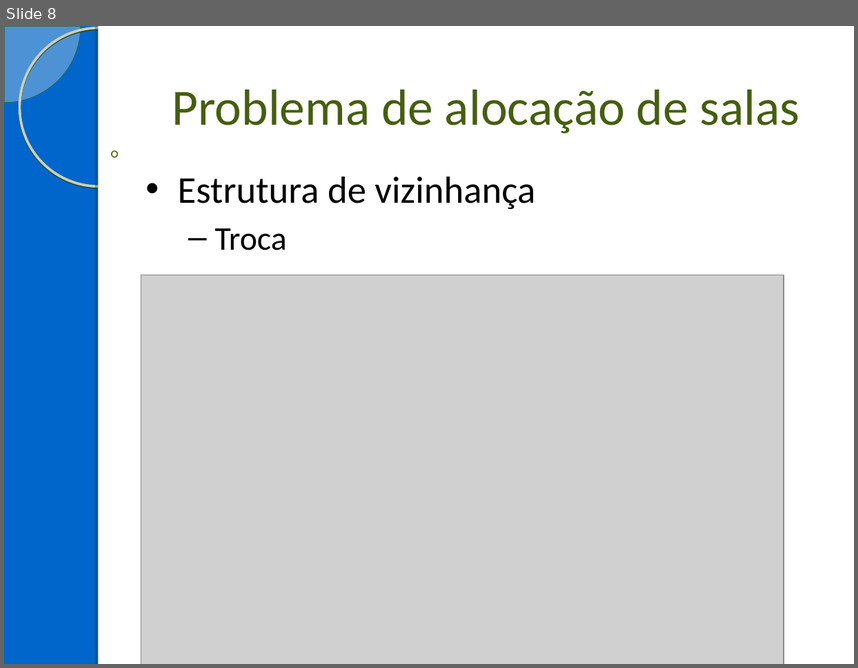
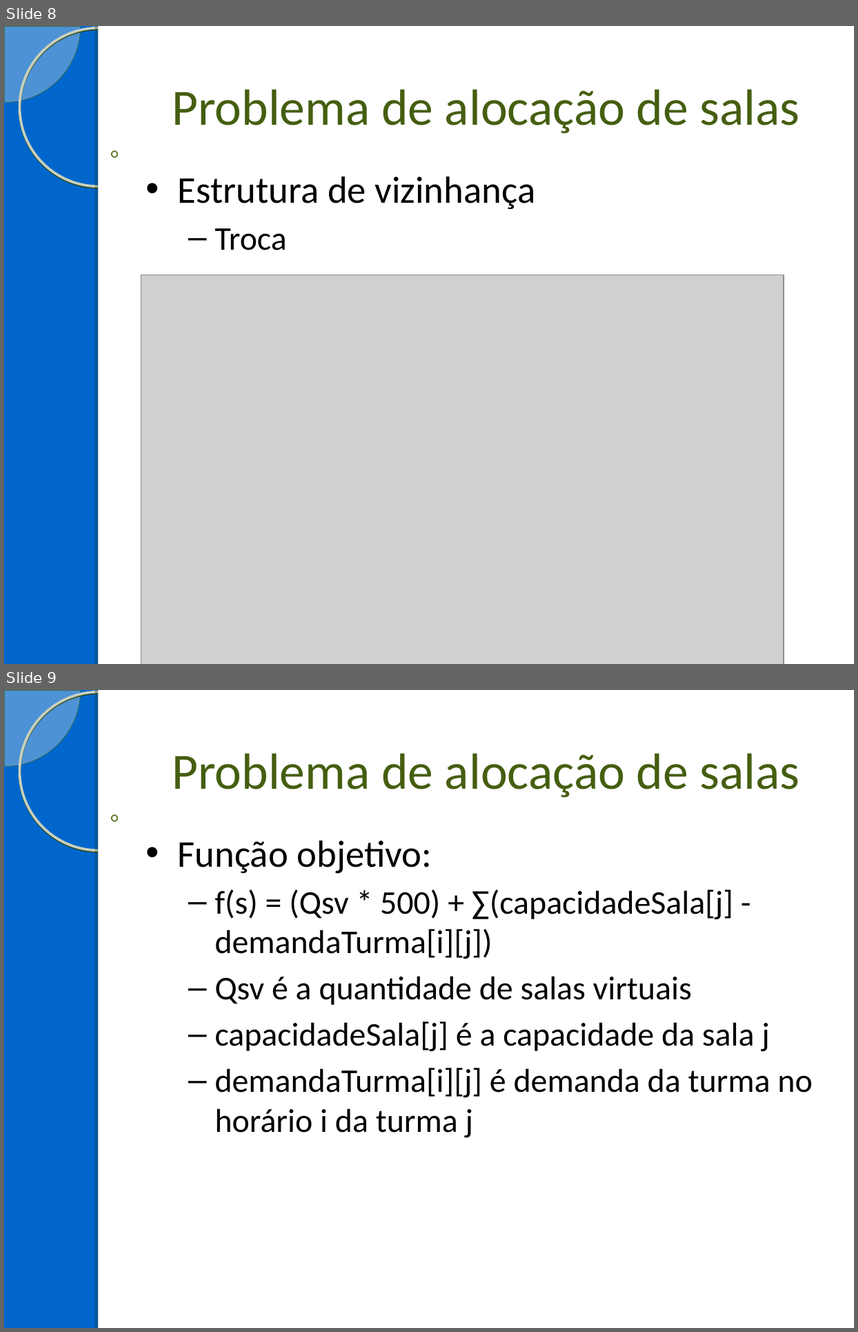
Before and after one commit to Hanniere/projeto-final-ipo, a slide deck: Apresentação/Apresentação.ppt. Shown one above the other, each under a label of ours: slide 8 before the commit, slides 8 and 9 after it. The pictures are 858x668 and 858x1332 pixels, drawn with LibreOffice and Linux fonts; fonts in the diff are those of the drawing; grey boxes stand for pictures; background and template pictures are left out. Boxes give left, top, right and bottom in pixels: in the first picture for what was removed or moved away, otherwise in the second. Text is boxed around its words. In the diff, an @@ line names an element or a change of style, - is before the commit and + after.

```diff
--- a/Apresentação/Apresentação.ppt
+++ b/Apresentação/Apresentação.ppt
@@ slide 9 added at [4, 690, 854, 1328], background #0066CC; not listed: 5 template elements that a slide beside it also shows @@
@@ title added at [172, 753, 800, 798], 43 pt, text #455E10 @@
+Problema de alocação de salas
@@ text added at [178, 840, 812, 1138], 28 pt, text #000000 @@
+• Função objetivo:
+  – f(s) = (Qsv * 500) + ∑(capacidadeSala[j] - demandaTurma[i][j])
+  – Qsv é a quantidade de salas virtuais
+  – capacidadeSala[j] é a capacidade da sala j
+  – demandaTurma[i][j] é demanda da turma no horário i da turma j
```
Also in this commit, not shown: 1 slide changed, 4 other slides added, 1 other file.
